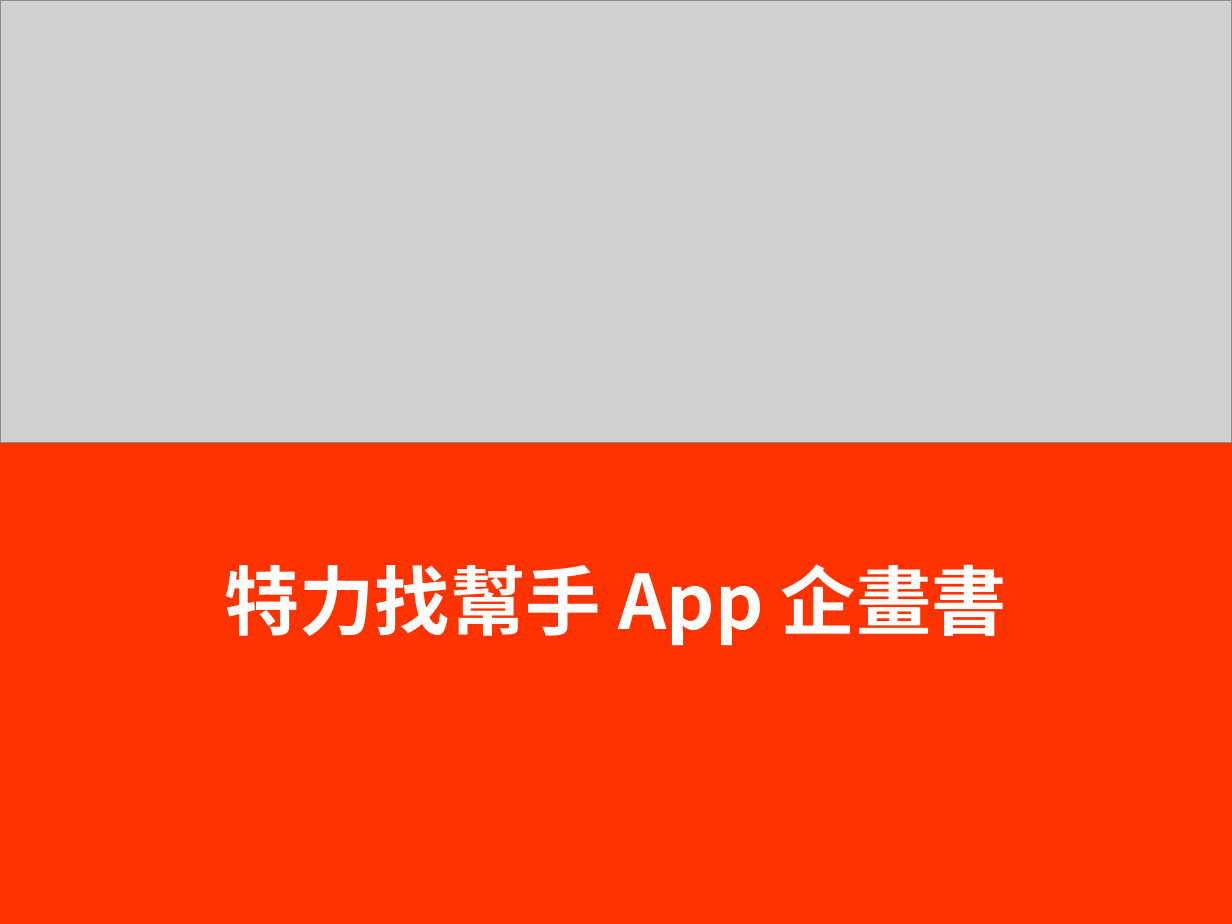
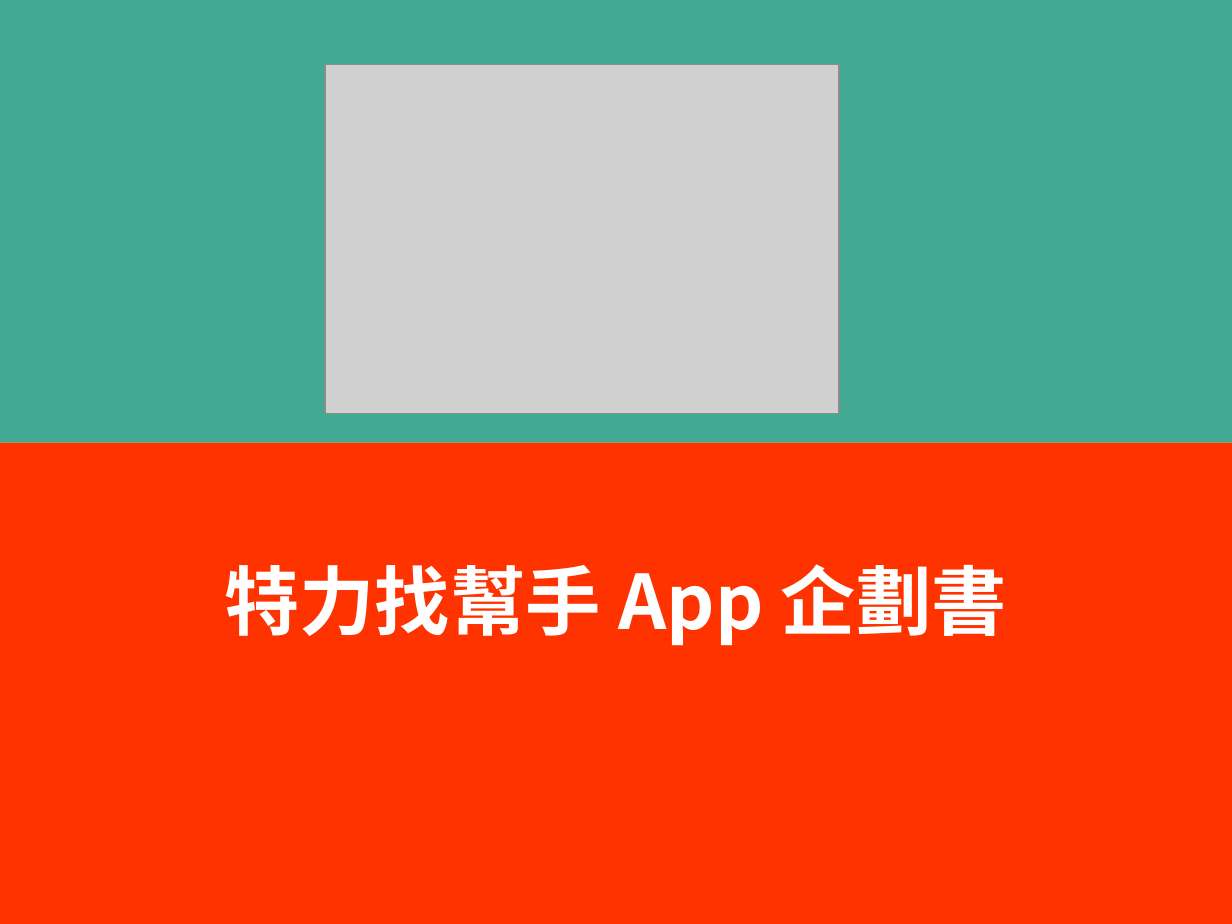
Before and after one commit to ericyuTestrite/jabanso-app, a slide deck: slide 1 of resources/特力找幫手企畫書 V1.0.pptx. Drawn at 1232x924 pixels with LibreOffice and Linux fonts; fonts in the diff are those of the drawing; grey boxes stand for pictures. Boxes give left, top, right and bottom in pixels: in the first picture for what was removed or moved away, otherwise in the second. Text is boxed around its words. In the diff, an @@ line names an element or a change of style, - is before the commit and + after.

```diff
--- a/resources/特力找幫手企畫書 V1.0.pptx
+++ b/resources/特力找幫手企畫書 V1.0.pptx
@@ rectangle added at [0, 0, 1232, 442], fill #42AA93 @@
@@ picture: place and size @@
-picture at [0, 0, 1232, 442]
+picture at [325, 64, 839, 413]
@@ text at [224, 564, 1007, 646]: text changed @@
-特力找幫手 App 企畫書
+特力找幫手 App 企劃書
```
Also in this commit, not shown: 2 other files.
